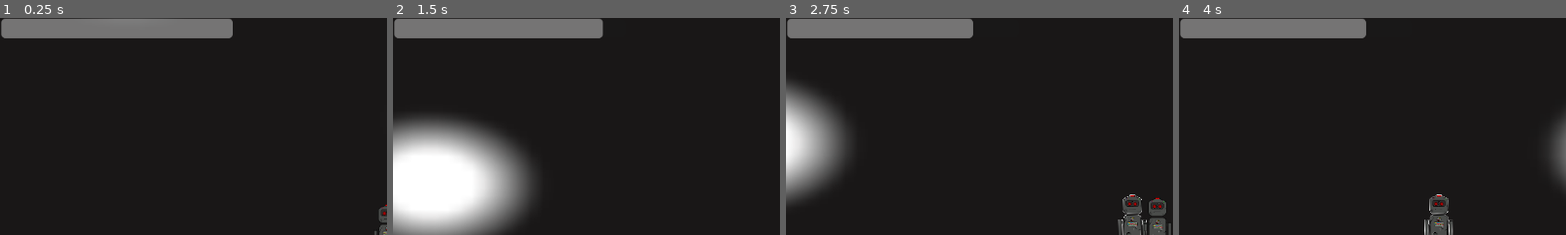
Above: before the commit, frames 1-4 (left to right).
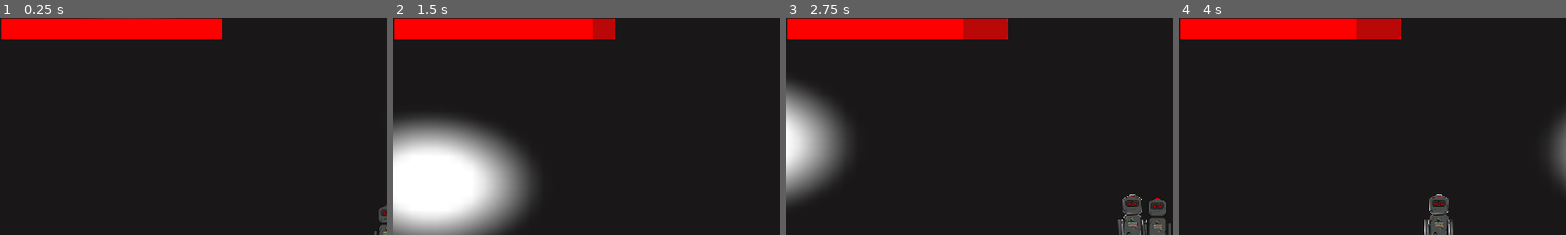
Above: after the commit, the same moments.

Repository: Schimmeltoast08/Project_SNEK
Game: Godot game, scene res://scenes/main_scene.tscn
Same seed, same stepped clock (60 frames per second), same inputs: the game is played once before the commit and once after it.
Inputs:
- Up to frame 1 (0.25 s): no input
- Up to frame 2 (1.5 s): tap Enter (ui_accept) at 0.5, 0.77 s; hold Right (ui_right) from 0.53 s (still down)
- Up to frame 3 (2.75 s): tap Enter (ui_accept) at 1.52 s; release Right (ui_right) at 2.03 s; hold Left (ui_left) from 2.03 s (still down)
- Up to frame 4 (4 s): release Left (ui_left) at 2.78 s; hold Right (ui_right) from 2.78 s (still down); tap Enter (ui_accept) at 3.02, 3.77 s
The pictures show only the part of the screen within x 0-50%, y 0-50%; the shares and areas given below are measured in that part.

The runs differ from the first frame. In frame 1, 5.9% of the frame differs, in the area x 0-61%, y 0-10%; in frame 2, 5.6%; in frame 3, 5.6%; in frame 4, 5.6%.

Commit message:
added global preload var
added global preload var

Diff:
--- a/project_snek/project.godot
+++ b/project_snek/project.godot
@@ -13,6 +13,11 @@
 config/name="Project SNEK"
 run/main_scene="res://scenes/main_scene.tscn"
 config/features=PackedStringArray("4.3", "Mobile")
+
+[autoload]
+
+GlobalVars="*res://scenes/global_vars.gd"
+Player="*res://scenes/player.tscn"
 
 [dotnet]
 
--- /dev/null
+++ b/project_snek/scenes/global_vars.gd
@@ -0,0 +1,2 @@
+extends Node
+# for global variables
--- a/project_snek/scenes/health_bar.gd
+++ b/project_snek/scenes/health_bar.gd
@@ -5,12 +5,23 @@
 
 func _ready() -> void:
 	value = 10
+	var sb = StyleBoxFlat.new()
+	add_theme_stylebox_override("fill", sb)
+	sb.bg_color = Color("ff0000")
+
+func _process(delta: float) -> void:
+	#value = move_toward(value,Player.Health,0.2)
+	pass
 
 func _on_character_body_2d_player_health_changed(Health, maximum_player_health):
 
-	# because the health gets sent here before it gets taken away from the player, this takes it away here too.
-	# i know this is spaghetti code but i gotta go but don't want to leave this not working rn. // Toasti :3
+
 	Health -= 1
+	value = Health
+	#var New_Health = Health - 1
 
+	# //TODO: Make the health bar smooth. I've been trying for 1h and can't do it. //TODO
+	# my only issue: the _process function has no access to the variable Health of the _on_charac... func
+
+	#value = move_toward(Health,New_Health,0.2)
 	# value is the value of the progress bar
-	value = Health
--- a/project_snek/scenes/main_scene.tscn
+++ b/project_snek/scenes/main_scene.tscn
@@ -1,9 +1,10 @@
-[gd_scene load_steps=7 format=3 uid="uid://bsp4xibu18oo0"]
+[gd_scene load_steps=8 format=3 uid="uid://bsp4xibu18oo0"]
 
 [ext_resource type="Texture2D" uid="uid://c645jjh1nxsa6" path="res://static sprites/tmp_bg.png" id="1_6rov2"]
 [ext_resource type="PackedScene" uid="uid://dddj0jy148j2l" path="res://scenes/player.tscn" id="1_bisvo"]
 [ext_resource type="PackedScene" uid="uid://c8lweun22mlwv" path="res://scenes/basic_robot.tscn" id="3_hlimb"]
 [ext_resource type="Texture2D" uid="uid://ih4d6uyen2vt" path="res://static sprites/solid_colors/tmp_black_png.png" id="4_e3msa"]
+[ext_resource type="Script" path="res://scenes/global_vars.gd" id="5_4yffd"]
 
 [sub_resource type="WorldBoundaryShape2D" id="WorldBoundaryShape2D_vi77q"]
 distance = -749.113
@@ -63,4 +64,7 @@
 scale = Vector2(10.87, 0.2)
 texture = ExtResource("4_e3msa")
 
+[node name="Global_Vars" type="Node" parent="."]
+script = ExtResource("5_4yffd")
+
 [connection signal="enemy_attack" from="enemy_root-node" to="CharacterBody2D" method="_on_enemy_rootnode_enemy_attack"]
--- a/project_snek/scenes/player.tscn
+++ b/project_snek/scenes/player.tscn
@@ -24,6 +24,7 @@
 
 # status if player is alive
 var alive = true
+
 
 #----------------- usefull general functios -------------
 # in this codeblock are functions that are usefull but godot does not have, like \"wait 4 seconds\"
@@ -148,8 +149,6 @@
 radius = 32.0
 height = 206.0
 
-[sub_resource type="Theme" id="Theme_1smr3"]
-
 [node name="CharacterBody2D" type="CharacterBody2D"]
 collision_mask = 6
 script = SubResource("GDScript_isu8i")
@@ -190,11 +189,10 @@
 anchor_bottom = 20.065
 offset_left = 31005.8
 offset_top = -11557.4
-offset_right = 15697.6
-offset_bottom = -12972.1
-theme = SubResource("Theme_1smr3")
+offset_right = 15681.6
+offset_bottom = -12970.1
 max_value = 10.0
-step = 1.0
+step = 0.2
 value = 5.0
 allow_greater = true
 show_percentage = false
Not shown: 1 places in project_snek/scenes/player.tscn that only renumber resources
